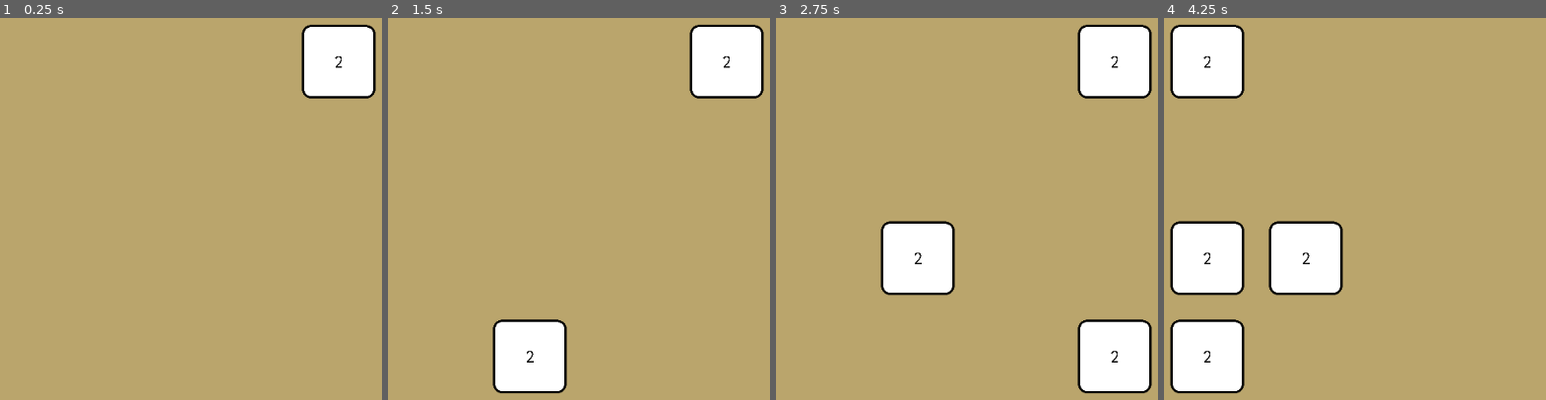
Above: before the commit, frames 1-4 (left to right).
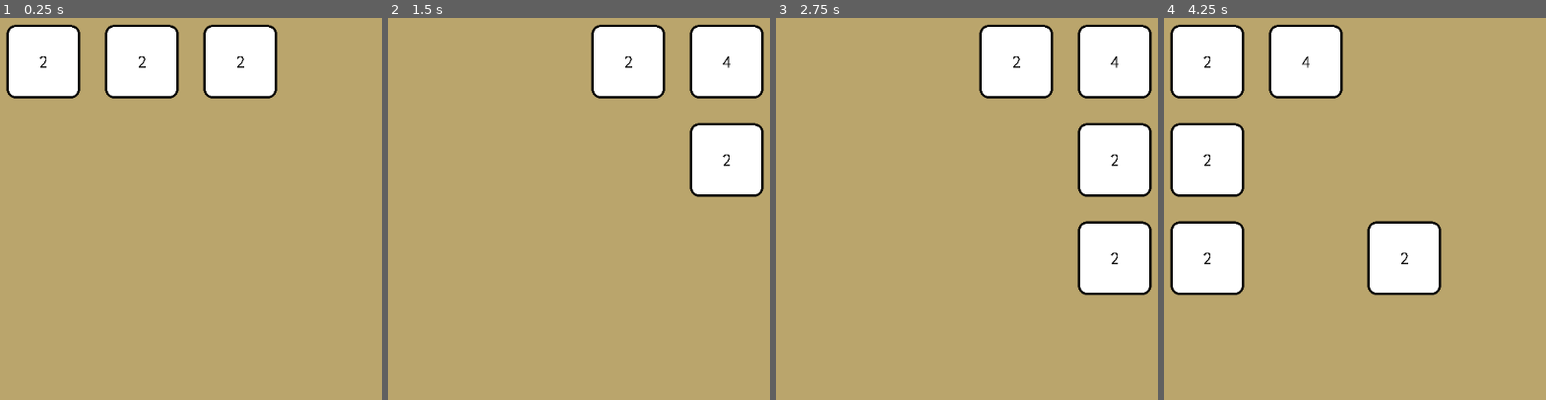
Above: after the commit, the same moments.

Repository: JHaller27/Godot2048
Game: Godot game, scene res://Main.tscn
Same seed, same stepped clock (60 frames per second), same inputs: the game is played once before the commit and once after it.
Inputs:
- Up to frame 1 (0.25 s): no input
- Up to frame 2 (1.5 s): tap Enter at 0.5 s; hold Right (slide_right) 0.53-1.28 s; hold Down (slide_down) from 1.28 s (still down)
- Up to frame 3 (2.75 s): tap Space at 2 s; release Down (slide_down) at 2.03 s; hold Right (slide_right) from 2.03 s (still down)
- Up to frame 4 (4.25 s): release Right (slide_right) at 2.78 s; hold Up (slide_up) 2.78-3.53 s; tap Enter at 3.5 s; hold Left (slide_left) from 3.53 s (still down)

The runs differ from the first frame. In frame 1, 15% of the frame differs, in the area x 1-99%, y 1-22%; in frame 2, 11%; in frame 3, 19%, in the area x 27-99%, y 1-99%; in frame 4, 19%.

Commit message:
Don't merge into tiles that have already merged

Diff:
--- a/TileBoard.gd
+++ b/TileBoard.gd
@@ -11,6 +11,15 @@
 
 var new_values: Array = []
 var to_free: Array = []
+var just_moved: Array = []
+
+func reset_just_moved():
+	just_moved = []
+	for y in range(4):
+		just_moved.append([])
+		for x in range(4):
+			just_moved[y].append(false)
+
 
 # Called when the node enters the scene tree for the first time.
 func _ready():
@@ -33,8 +42,13 @@
 		positions.append(position_row)
 		tiles.append(tiles_row)
 
-	add_random_tile()
+#	add_random_tile()
+	add_tile(0, 0, 1)
+	add_tile(0, 1, 1)
+	add_tile(0, 2, 1)
 	$Tween.connect("tween_all_completed", self, "_on_done_tweening")
+
+	reset_just_moved()
 
 
 func _find_empty_spot() -> Array:
@@ -80,6 +94,8 @@
 func _slide_tile(from_obj: Object, from_y: int, from_x: int, to_obj: Object, to_y: int, to_x: int):
 	if to_obj != null && from_obj.get_value() == to_obj.get_value():
 		self.new_values.append([to_y, to_x, to_obj.get_value()+1])
+
+	just_moved[to_y][to_x] = to_obj != null
 
 	var from_pos = self.positions[from_y][from_x]
 	var to_pos = self.positions[to_y][to_x]
@@ -104,16 +120,17 @@
 	self.to_free = []
 
 	self.add_random_tile()
-
-
-func _find_next_left_spot(src_tile: Object, src_index: int, row: Array) -> int:
+	self.reset_just_moved()
+
+
+func _find_next_left_spot(src_tile: Object, src_index: int, row: Array, just_moved_row: Array) -> int:
 	var dst_index = src_index
 	var scout_index = dst_index-1
 	while scout_index >= 0:
 		var scout_tile = row[scout_index]
 		if scout_tile != null:
 			var dst_tile = row[dst_index]
-			if scout_tile.get_value() == src_tile.get_value():
+			if !just_moved_row[scout_index] && scout_tile.get_value() == src_tile.get_value():
 				return scout_index
 			return dst_index
 
@@ -123,14 +140,14 @@
 	return 0
 
 
-func _find_next_right_spot(src_tile: Object, src_index: int, row: Array) -> int:
+func _find_next_right_spot(src_tile: Object, src_index: int, row: Array, just_moved_row: Array) -> int:
 	var dst_index = src_index
 	var scout_index = dst_index+1
 	while scout_index < row.size():
 		var scout_tile = row[scout_index]
 		if scout_tile != null:
 			var dst_tile = row[dst_index]
-			if scout_tile.get_value() == src_tile.get_value():
+			if !just_moved_row[scout_index] && scout_tile.get_value() == src_tile.get_value():
 				return scout_index
 			return dst_index
 
@@ -147,7 +164,7 @@
 			var src_tile = row[src_index]
 			if src_tile == null:
 				continue
-			var dst_index = _find_next_left_spot(src_tile, src_index, row)
+			var dst_index = _find_next_left_spot(src_tile, src_index, row, just_moved[row_index])
 			if dst_index != src_index:
 				self._slide_tile(src_tile, row_index, src_index, row[dst_index], row_index, dst_index)
 	$Tween.start()
@@ -160,7 +177,7 @@
 			var src_tile = row[src_index]
 			if src_tile == null:
 				continue
-			var dst_index = _find_next_right_spot(src_tile, src_index, row)
+			var dst_index = _find_next_right_spot(src_tile, src_index, row, just_moved[row_index])
 			if dst_index != src_index:
 				self._slide_tile(src_tile, row_index, src_index, row[dst_index], row_index, dst_index)
 	$Tween.start()
